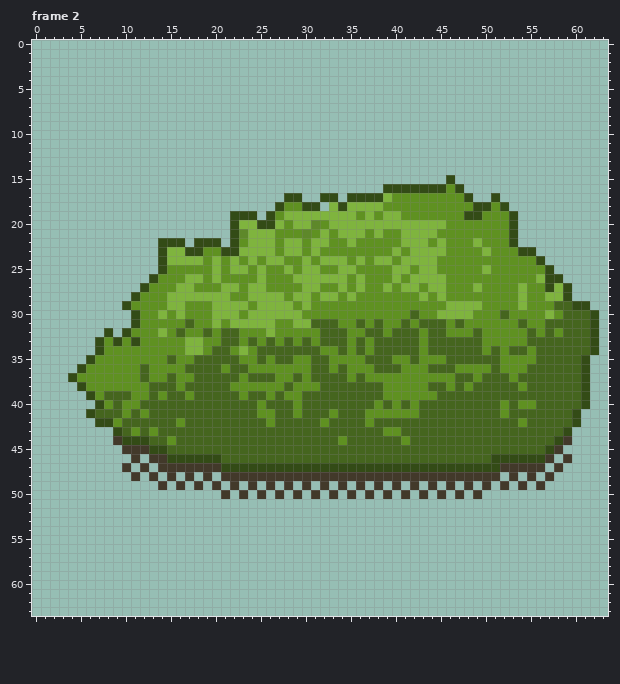
Edited in one commit: pixel-art file (TCC_Mark_Roger/Assets/Sprites/Desafio2/grasses.aseprite). Above is the file before it was changed.
64x64 pixels, 3 frames. Colours within 5 levels of each other are drawn and written as one. Shown: frame 2. The commit also changed other frames, which this record leaves out.
The result:
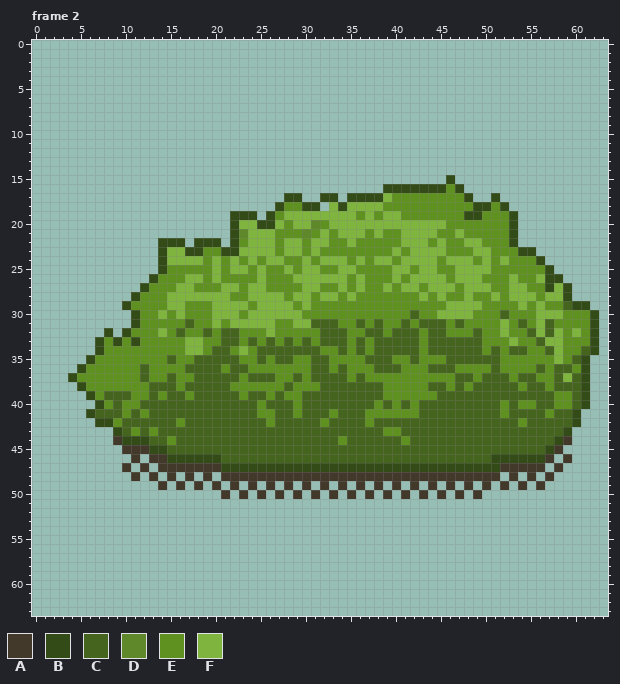
Palette (. is transparent): A #42392a  B #334b16  C #45651e  D #5e882a  E #5f9121  F #7fb43e
Changes in this commit:
Frame 2, layer "Layer 1":
The edit turns colour C into colour E in row 29 at x 58; in row 30 at x 59 to 61; in row 31 at x 58 to 61; in row 32 at x 59 and 61; in row 33 at x 55 and 59 to 61; in row 34 at x 56 and 59 to 60.
The edit turns colour C into colour E in row 35 at x 56 to 57 and 59; in row 36 at x 55, 57 and 60; in row 37 at x 56 to 57; in row 38 at x 57; in rows 39 to 40 at x 58 to 59; in row 41 at x 57.
The edit turns colour C into colour F in row 32 at x 60; in row 33 at x 57 to 58; in rows 34 to 35 at x 58; in row 37 at x 59.
The edit turns colour E into colour F in row 21 at x 47; in row 22 at x 48; in row 23 at x 49; in row 24 at x 46 to 48, 50 and 52; in row 25 at x 47 to 49; in row 26 at x 47 to 49 and 53.
The edit turns colour E into colour F in row 27 at x 46, 48, 50 and 53; in row 28 at x 48, 51, 53 and 55; in row 29 at x 56; in row 30 at x 56 and 58; in row 31 at x 52 and 56; in row 32 at x 52, 56 and 58.
The edit turns colour E into colour F in row 33 at x 53.
